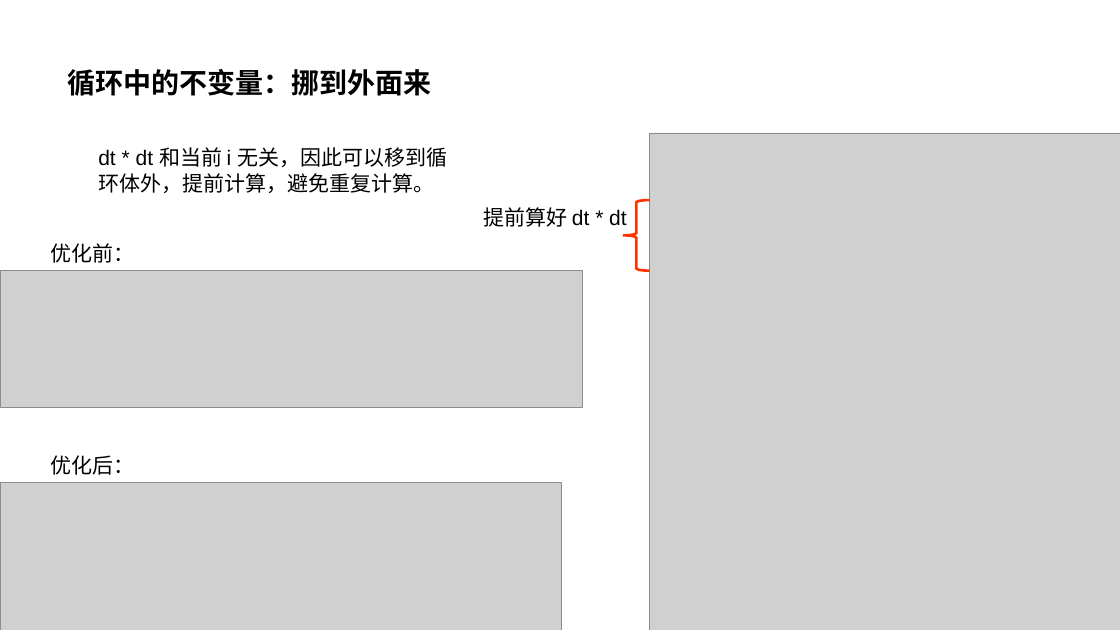
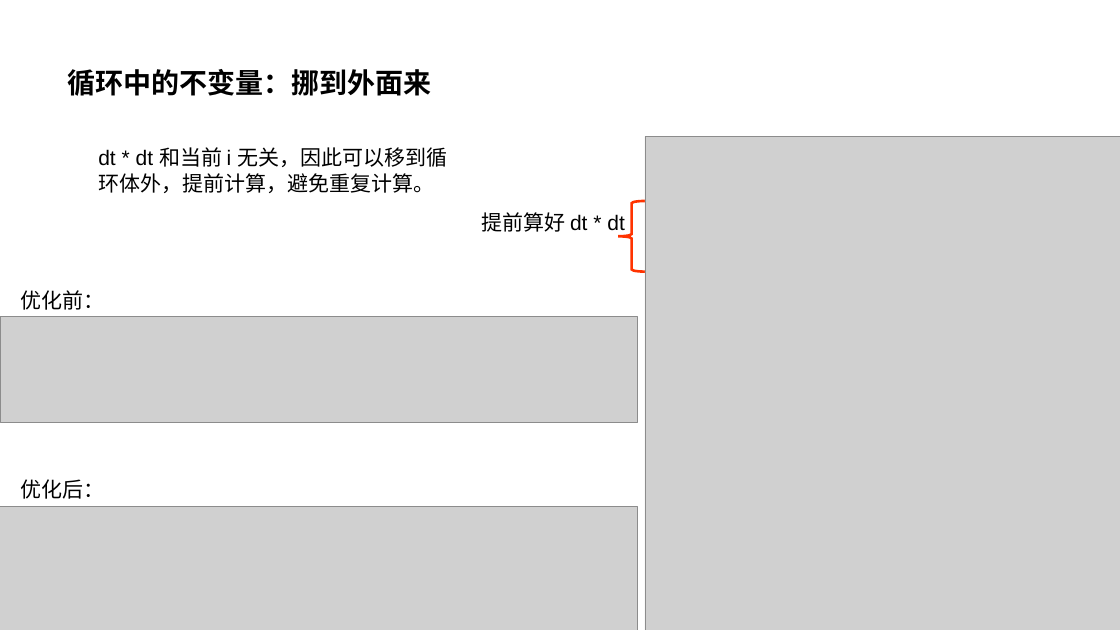
Before and after one commit to parallel101/course, a slide deck: slide 57 of 04/slides.pptx (slide 55 before the commit). Drawn at 1120x630 pixels with LibreOffice and Linux fonts; fonts in the diff are those of the drawing; grey boxes stand for pictures. Boxes give left, top, right and bottom in pixels: in the first picture for what was removed or moved away, otherwise in the second. Text is boxed around its words. In the diff, an @@ line names an element or a change of style, - is before the commit and + after.

```diff
--- a/04/slides.pptx
+++ b/04/slides.pptx
@@ picture: place and size @@
-picture at bbox=[650, 133, 1120, 630]
+picture at bbox=[645, 137, 1120, 630]
@@ text "提前算好 dt * dt": place and size @@
-text "提前算好 dt * dt" at bbox=[483, 207, 626, 227]
+text "提前算好 dt * dt" at bbox=[481, 212, 624, 235]
@@ left brace: place and size @@
-left brace at bbox=[623, 200, 650, 271]
+left brace at bbox=[618, 201, 645, 271]
@@ text "优化前：": place and size @@
-text "优化前：" at bbox=[50, 243, 134, 263]
+text "优化前：" at bbox=[20, 290, 104, 310]
@@ picture: place and size @@
-picture at bbox=[0, 271, 582, 408]
+picture at bbox=[0, 317, 638, 423]
@@ text "优化后：": place and size @@
-text "优化后：" at bbox=[50, 455, 134, 475]
+text "优化后：" at bbox=[20, 479, 104, 499]
@@ picture: place and size @@
-picture at bbox=[0, 482, 561, 630]
+picture at bbox=[0, 507, 638, 630]
```
Also in this commit, not shown: 3 other slides changed, 4 slides added, 18 other files.
